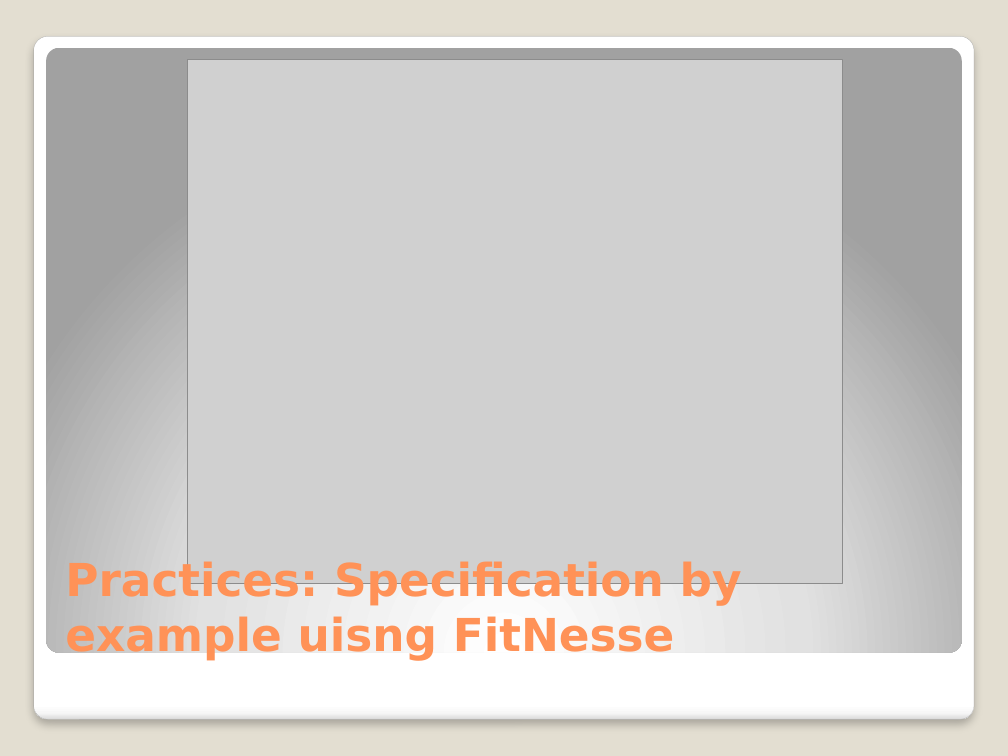
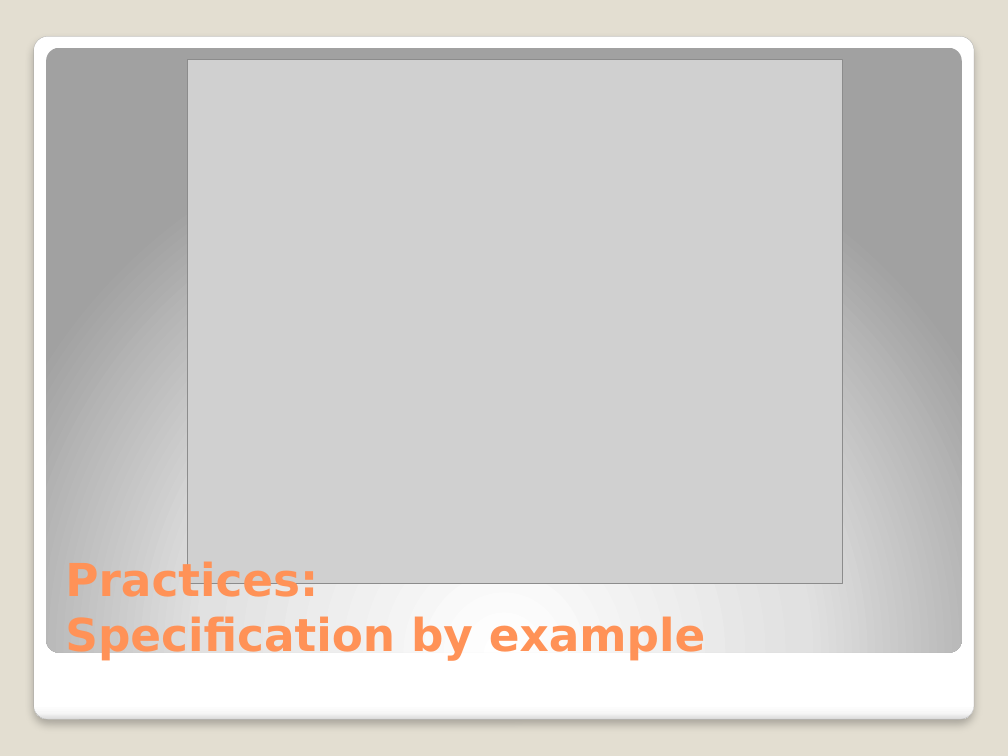
Before and after one commit to michelgrootjans/dkvlessonslearned, a slide deck: slide 5 of slides/Technical Session/Lessons learned.pptx. Drawn at 1008x756 pixels with LibreOffice and Linux fonts; fonts in the diff are those of the drawing; grey boxes stand for pictures. Boxes give left, top, right and bottom in pixels: in the first picture for what was removed or moved away, otherwise in the second. Text is boxed around its words. In the diff, an @@ line names an element or a change of style, - is before the commit and + after.

```diff
--- a/slides/Technical Session/Lessons learned.pptx
+++ b/slides/Technical Session/Lessons learned.pptx
@@ title at [65,560,706,661]: text changed @@
-Practices: Specification by example uisng FitNesse
+Practices:
+Specification by example
```
Also in this commit, not shown: 17 other slides changed.
